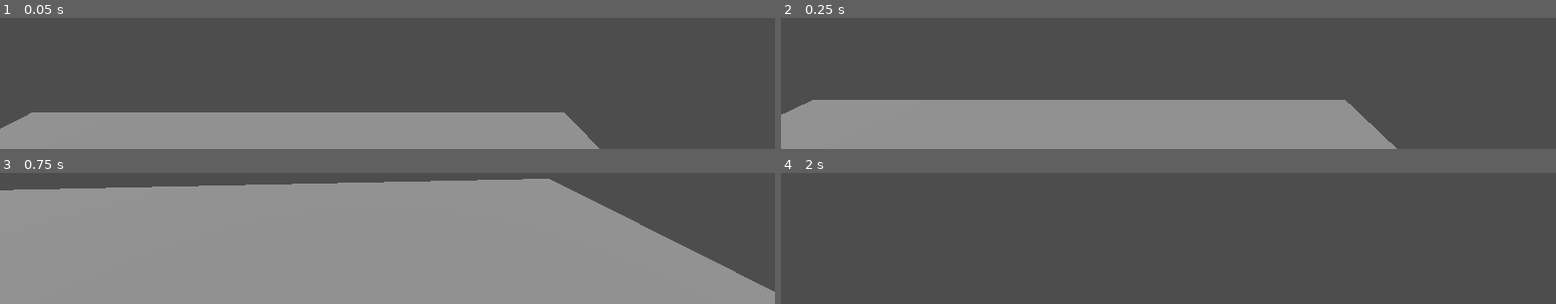
Above: before the commit, frames 1-4 (two rows, left to right).
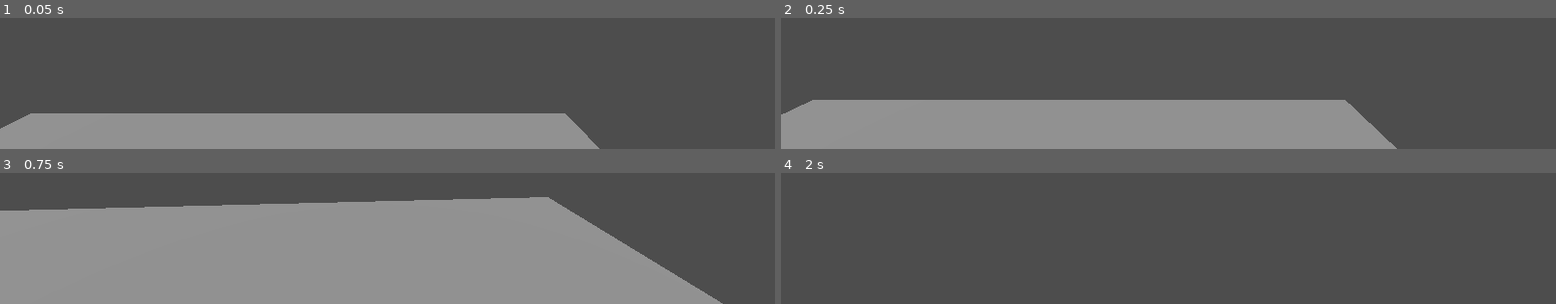
Above: after the commit, the same moments.

Repository: kuritism/scrimmages-during-internship-2
Game: Godot game, scene res://level.tscn
Two runs of this game, one before a commit and one after it. Both use one fixed random seed, a clock stepped at 60 frames per second and the inputs below.
Inputs (mouse positions are in pixels of both pictures, inside the frame that each line leads up to):
- Up to frame 1 (0.05 s): no input
- Up to frame 2 (0.25 s): no input
- Up to frame 3 (0.75 s): move the mouse to (outside the picture) at 0.52 s; press the mouse at (outside the picture) at 0.53 s; hold W (move_forward) from 0.53 s (still down)
- Up to frame 4 (2 s): keep holding W (move_forward); tap Space (jump) at 0.77, 1.52 s; move the mouse to (outside the picture) at 1.27 s; release the mouse at (outside the picture) at 1.28 s; click (outside the picture) at 1.35 s

The runs differ from the first frame. In frame 1, 0.5% of the frame differs, in the area x 3-73%, y 72-74%; in frame 2, nothing differs; in frame 3, 17%, in the area x 0-100%, y 4-100%; in frame 4, nothing differs.

Commit message:
shoot
shoot

Diff:
--- /dev/null
+++ b/Bullet.gd
@@ -0,0 +1,11 @@
+extends RigidBody3D
+
+@onready var bullet_speed : float = 5
+@onready var bullet_damage : int = 10
+@onready var bullet_spread : float
+
+func _ready():
+	print("Fish")
+func setup(bdam):
+	bullet_damage = bdam
+	$CollisionShape3D.disabled = false
--- /dev/null
+++ b/Bullet.tscn
@@ -0,0 +1,20 @@
+[gd_scene load_steps=4 format=3 uid="uid://dep6rb8qaeovi"]
+
+[ext_resource type="Script" path="res://Bullet.gd" id="1_wfs8a"]
+
+[sub_resource type="SphereMesh" id="SphereMesh_8mt1s"]
+
+[sub_resource type="SphereShape3D" id="SphereShape3D_fkouj"]
+
+[node name="Bullet" type="RigidBody3D"]
+gravity_scale = 0.0
+script = ExtResource("1_wfs8a")
+
+[node name="MeshInstance3D" type="MeshInstance3D" parent="."]
+transform = Transform3D(0.25, 0, 0, 0, 0.25, 0, 0, 0, 0.25, 0, 0, 0)
+mesh = SubResource("SphereMesh_8mt1s")
+
+[node name="CollisionShape3D" type="CollisionShape3D" parent="."]
+transform = Transform3D(0.25, 0, 0, 0, 0.25, 0, 0, 0, 0.25, 0, 0, 0)
+shape = SubResource("SphereShape3D_fkouj")
+disabled = true
--- /dev/null
+++ b/Gun_Component.gd
@@ -0,0 +1,59 @@
+extends Node3D
+var can_fire = true
+@onready var instancedBull = load("res://Bullet.tscn")
+@onready var root = get_tree().get_root()
+@export var mag_size : int = 20
+@export var num_reloads : int = 3
+@export var chamber_time : float = 0.3
+@export var reload_time : float = 1
+@export var bullet_speed : float = 5
+@export var bullet_damage : int = 10
+@export var bullet_spread : float
+@export var shell_amount : int = 1
+var num_bullets = mag_size
+var additional_bullets = mag_size * num_reloads
+# Called when the node enters the scene tree for the first time.
+func attempt_fire():
+	if !can_fire:
+		return
+	print("Fire!")
+	for i in range(shell_amount):
+		print("Summon!")
+		var bullet = instancedBull.instantiate()
+		add_child(bullet)
+		bullet.setup(bullet_damage)
+		bullet.position.x=position.x
+		bullet.position.y=position.y - 1
+		bullet.reparent(root)
+	num_bullets -= 1
+	can_fire = false
+	print(num_bullets)
+	if num_bullets:
+		print("Chamber_Time")
+		$Chamber_Time.start(chamber_time)
+	elif additional_bullets:
+		print("Reload_Time")
+		$Reload_Time.start(reload_time)
+
+func attempt_reload():
+	if additional_bullets and num_bullets < mag_size and !$Reload_Time.time_left:
+		$Chamber_Time.stop()
+		$Reload_Time.start(reload_time)
+		print("Reload Attempted")
+		can_fire = false
+
+
+func _on_reload_time_timeout():
+	print("Reload Finish!")
+	if additional_bullets > mag_size - num_bullets:
+		additional_bullets -= mag_size - num_bullets
+		num_bullets = mag_size
+	else:
+		num_bullets += additional_bullets
+		additional_bullets = 0
+	can_fire = true
+
+
+func _on_chamber_time_timeout():
+	print("Chamber Finish!")
+	can_fire = true
--- a/level.tscn
+++ b/level.tscn
@@ -7,8 +7,6 @@
 [sub_resource type="PlaneMesh" id="PlaneMesh_s3vur"]
 
 [sub_resource type="WorldBoundaryShape3D" id="WorldBoundaryShape3D_d3oby"]
-
-[sub_resource type="CylinderShape3D" id="CylinderShape3D_pkv2p"]
 
 [node name="Node3D" type="Node3D"]
 
@@ -32,8 +30,3 @@
 
 [node name="Player" parent="." instance=ExtResource("1_lin1h")]
 transform = Transform3D(1, 0, 0, 0, 1, 0, 0, 0, 1, 1.67801, 1.57629, 0.819533)
-
-[node name="Floor Detection" type="ShapeCast3D" parent="Player"]
-transform = Transform3D(0.9, 0, 0, 0, 0.208, 0, 0, 0, 0.9, 0, 0.116593, 0)
-shape = SubResource("CylinderShape3D_pkv2p")
-target_position = Vector3(0, -4.5, 0)
--- a/player.gd
+++ b/player.gd
@@ -34,6 +34,10 @@
 	)
 	twist_input = 0.0
 	pitch_input = 0.0
+	if Input.is_action_pressed("fire"):
+		$Gun_Component.attempt_fire()
+	if Input.is_action_pressed("reload"):
+		$Gun_Component.attempt_reload()
 
 
 func _unhandled_input(event: InputEvent) -> void:
--- a/player.tscn
+++ b/player.tscn
@@ -1,10 +1,13 @@
-[gd_scene load_steps=4 format=3 uid="uid://drnstqe6wqpm1"]
+[gd_scene load_steps=6 format=3 uid="uid://drnstqe6wqpm1"]
 
 [ext_resource type="Script" path="res://player.gd" id="1_ve33o"]
+[ext_resource type="Script" path="res://Gun_Component.gd" id="2_luq33"]
 
 [sub_resource type="CapsuleMesh" id="CapsuleMesh_y4bbw"]
 
 [sub_resource type="CapsuleShape3D" id="CapsuleShape3D_3eqj2"]
+
+[sub_resource type="CylinderShape3D" id="CylinderShape3D_0n0fd"]
 
 [node name="Player" type="RigidBody3D"]
 lock_rotation = true
@@ -23,4 +26,22 @@
 [node name="PitchPivot" type="Node3D" parent="TwistPivot"]
 
 [node name="Camera3D" type="Camera3D" parent="TwistPivot/PitchPivot"]
-transform = Transform3D(1, 0, 0, 0, 1, 0, 0, 0, 1, 0, 0.499952, -0.495036)
+transform = Transform3D(1, 0, 0, 0, 1, 0, 0, 0, 1, 0, 0.5, -0.5)
+
+[node name="Floor Detection" type="ShapeCast3D" parent="."]
+transform = Transform3D(0.9, 0, 0, 0, 0.208, 0, 0, 0, 0.9, 0, 0.116593, 0)
+shape = SubResource("CylinderShape3D_0n0fd")
+target_position = Vector3(0, -4.5, 0)
+
+[node name="Gun_Component" type="Node3D" parent="."]
+script = ExtResource("2_luq33")
+
+[node name="Chamber_Time" type="Timer" parent="Gun_Component"]
+wait_time = 0.1
+one_shot = true
+
+[node name="Reload_Time" type="Timer" parent="Gun_Component"]
+one_shot = true
+
+[connection signal="timeout" from="Gun_Component/Chamber_Time" to="Gun_Component" method="_on_chamber_time_timeout"]
+[connection signal="timeout" from="Gun_Component/Reload_Time" to="Gun_Component" method="_on_reload_time_timeout"]
--- a/project.godot
+++ b/project.godot
@@ -42,3 +42,13 @@
 "events": [Object(InputEventKey,"resource_local_to_scene":false,"resource_name":"","device":-1,"window_id":0,"alt_pressed":false,"shift_pressed":false,"ctrl_pressed":false,"meta_pressed":false,"pressed":false,"keycode":0,"physical_keycode":32,"key_label":0,"unicode":32,"echo":false,"script":null)
 ]
 }
+fire={
+"deadzone": 0.5,
+"events": [Object(InputEventMouseButton,"resource_local_to_scene":false,"resource_name":"","device":-1,"window_id":0,"alt_pressed":false,"shift_pressed":false,"ctrl_pressed":false,"meta_pressed":false,"button_mask":1,"position":Vector2(59, 16),"global_position":Vector2(63, 57),"factor":1.0,"button_index":1,"canceled":false,"pressed":true,"double_click":false,"script":null)
+]
+}
+reload={
+"deadzone": 0.5,
+"events": [Object(InputEventKey,"resource_local_to_scene":false,"resource_name":"","device":-1,"window_id":0,"alt_pressed":false,"shift_pressed":false,"ctrl_pressed":false,"meta_pressed":false,"pressed":false,"keycode":0,"physical_keycode":82,"key_label":0,"unicode":114,"echo":false,"script":null)
+]
+}
Not shown: 1 places in level.tscn that only renumber resources
